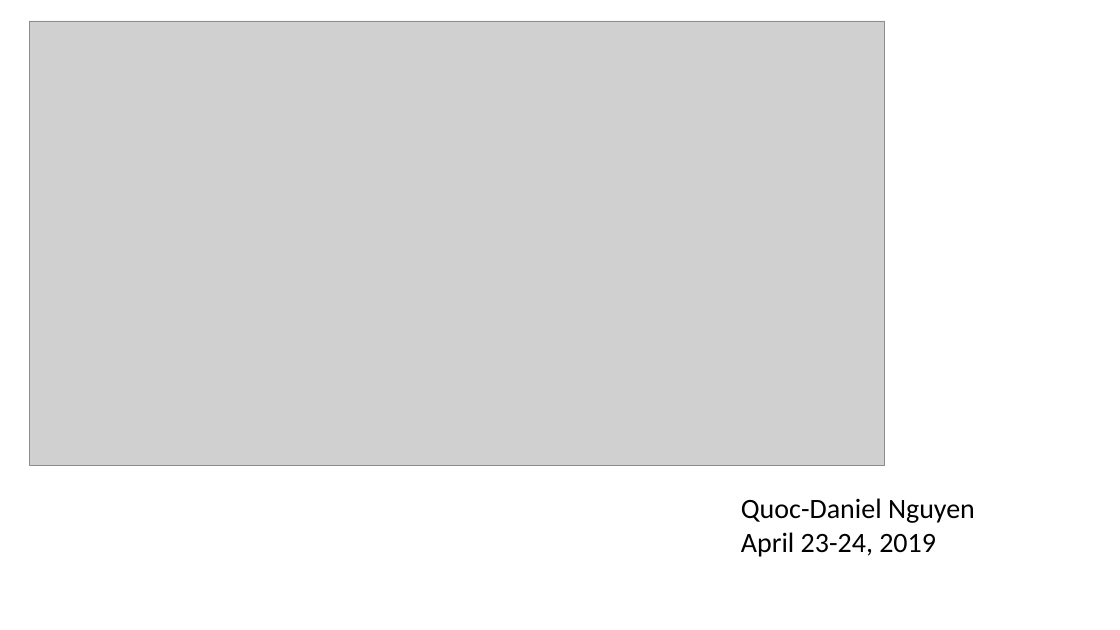
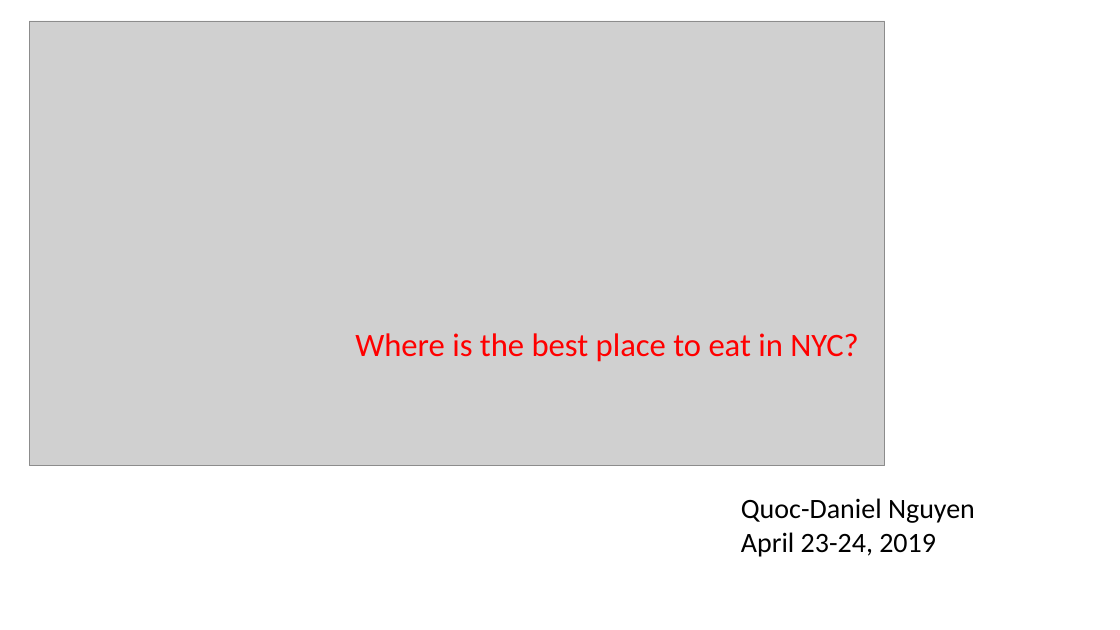
Before and after one commit to qnguyen793/Web_Scraping_Project, a slide deck: slide 1 of Open Table Presentation.pptx. Drawn at 1120x630 pixels with LibreOffice and Linux fonts; fonts in the diff are those of the drawing; grey boxes stand for pictures. Boxes give left, top, right and bottom in pixels: in the first picture for what was removed or moved away, otherwise in the second. Text is boxed around its words. In the diff, an @@ line names an element or a change of style, - is before the commit and + after.

```diff
--- a/Open Table Presentation.pptx
+++ b/Open Table Presentation.pptx
@@ text added at [355,333,858,362], 28 pt, text #FF0000 @@
+Where is the best place to eat in NYC?
```
Also in this commit, not shown: 3 other slides changed, 10 slides added, 4 slides removed, 9 other files.
